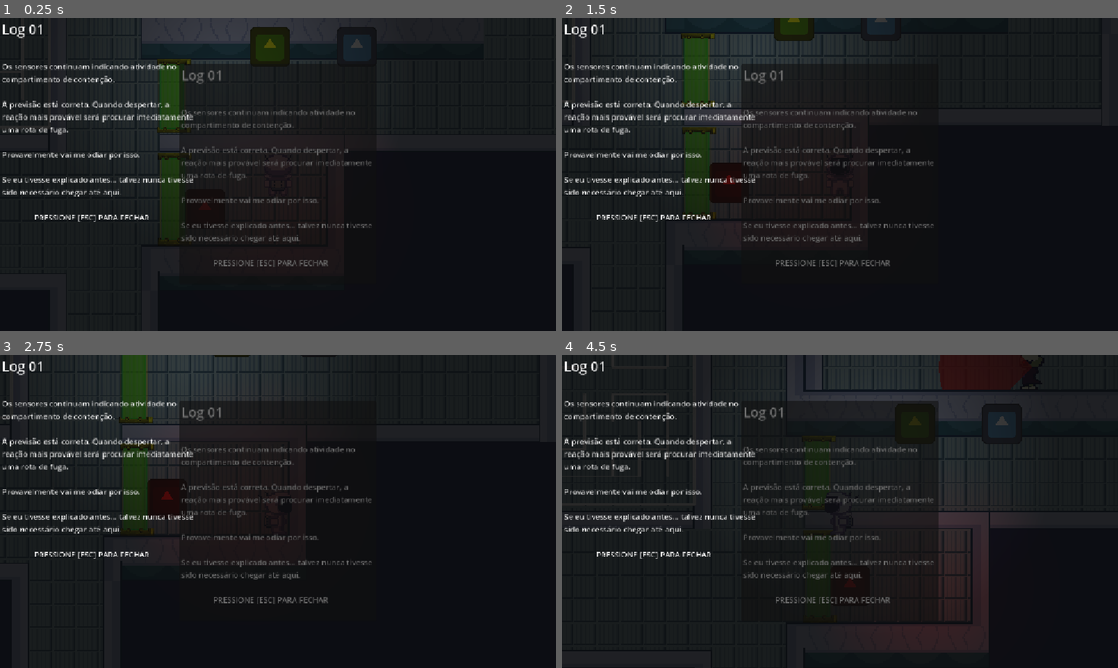
Above: before the commit, frames 1-4 (two rows, left to right).
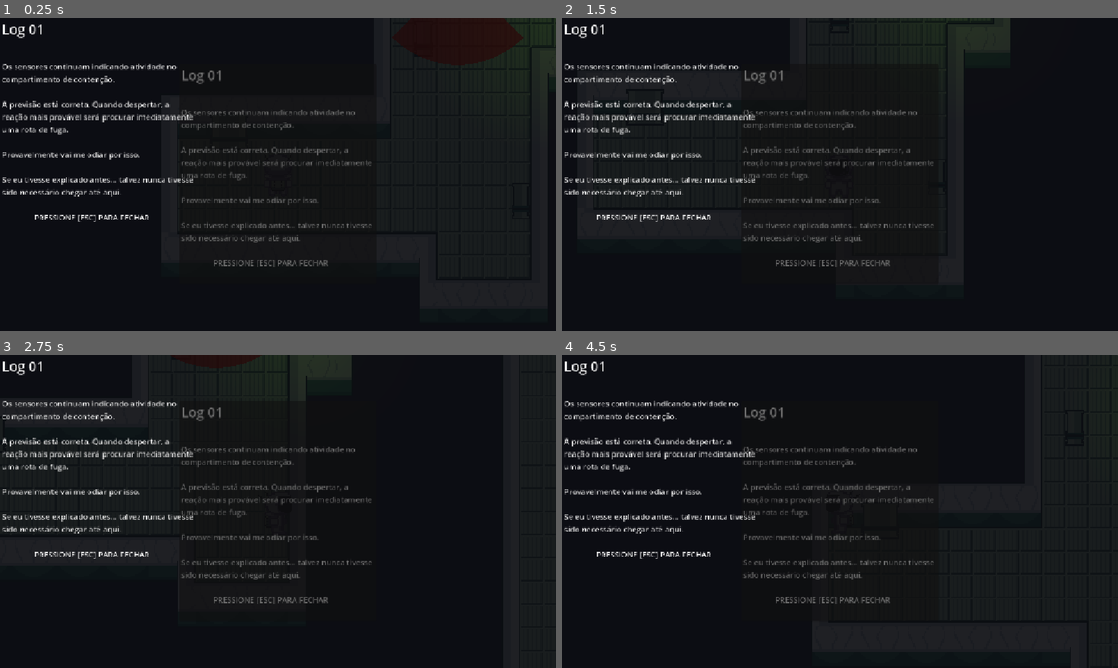
Above: after the commit, the same moments.

Repository: Nickashu/Laje-2026-Grupo-Verde
Game: Godot game, scene res://cenas/cena_teste.tscn
Two runs of this game, one before a commit and one after it. Both use one fixed random seed, a clock stepped at 60 frames per second and the inputs below. This scene is started directly instead of the project's main scene. The engine's default icon, where the game draws it, is replaced by a stand-in: a white triangle on a blue panel in a dark square. Sound files missing from this copy of the repository are replaced by a short silence.
Inputs (mouse positions are in pixels of both pictures, inside the frame that each line leads up to):
- Up to frame 1 (0.25 s): no input
- Up to frame 2 (1.5 s): move the mouse to (962, 158) at 0.52 s; hold Right (ui_right) 0.53-1.28 s; click (962, 158) at 0.6 s; move the mouse to (728, 190) at 1.27 s; hold Down (ui_down) from 1.28 s (still down); tap E (interagir) at 1.35 s
- Up to frame 3 (2.75 s): tap Enter at 2 s; move the mouse to (333, 442) at 2.02 s; release Down (ui_down) at 2.03 s; hold Right (ui_right) from 2.03 s (still down); hold T (troca_de_modo) from 2.03 s (still down)
- Up to frame 4 (4.5 s): move the mouse to (812, 574) at 2.77 s; release Right (ui_right) at 2.78 s; release T (troca_de_modo) at 2.78 s; hold Up (ui_up) 2.78-3.53 s; tap R at 2.85 s; click (812, 574) at 2.92 s; move the mouse to (1006, 558) at 3.52 s; hold Left (ui_left) from 3.53 s (still down); click (1006, 558) at 3.6 s; move the mouse to (673, 464) at 4.27 s; tap E (interagir) at 4.35 s

The runs differ from the first frame. In frame 1, 8.1% of the frame differs, in the area x 0-100%, y 0-73%; in frame 2, 5.6%; in frame 3, 5.1%; in frame 4, 11%, in the area x 0-85%, y 0-96%.

Commit message:
fix: Atualizando posição inicial do player

Diff:
--- a/cenas/cena_teste.tscn
+++ b/cenas/cena_teste.tscn
@@ -108,7 +108,7 @@
 polygon = PackedVector2Array(-44, -108, -268, -108, -268, -95, -57, -95, -57, 33, -44, 33, -44, 0)
 
 [node name="Player" parent="." unique_id=482596540 instance=ExtResource("2_epxgt")]
-position = Vector2(981, -365)
+position = Vector2(21, -4)
 
 [node name="Camera2D" type="Camera2D" parent="." unique_id=1637828347 node_paths=PackedStringArray("player")]
 zoom = Vector2(3, 3)
